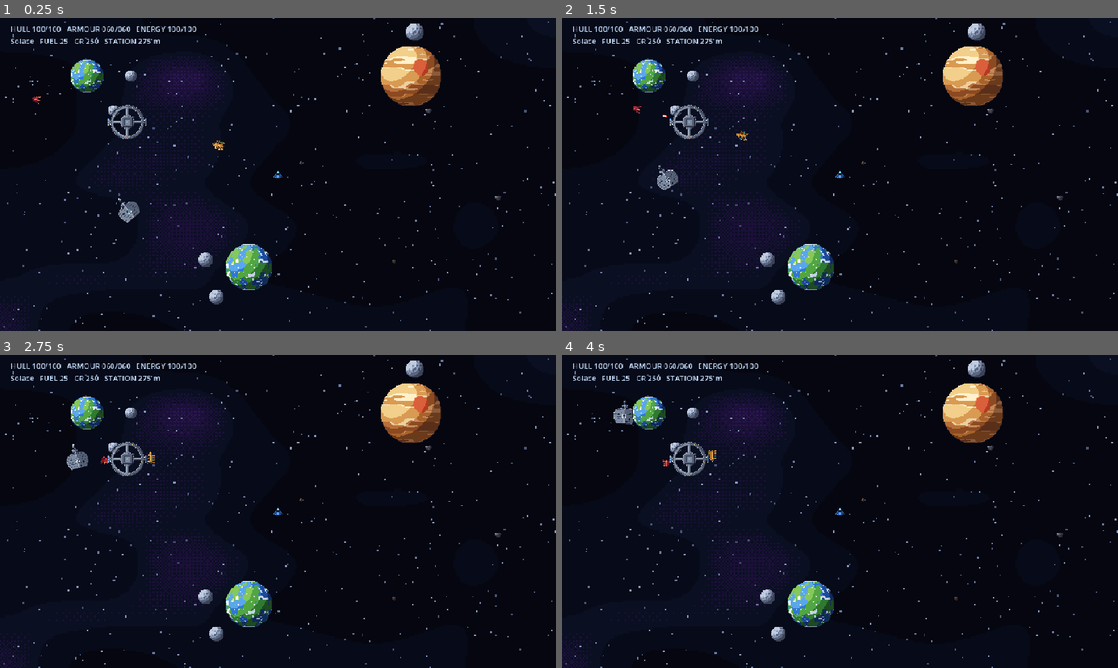
Above: before the commit, frames 1-4 (two rows, left to right).
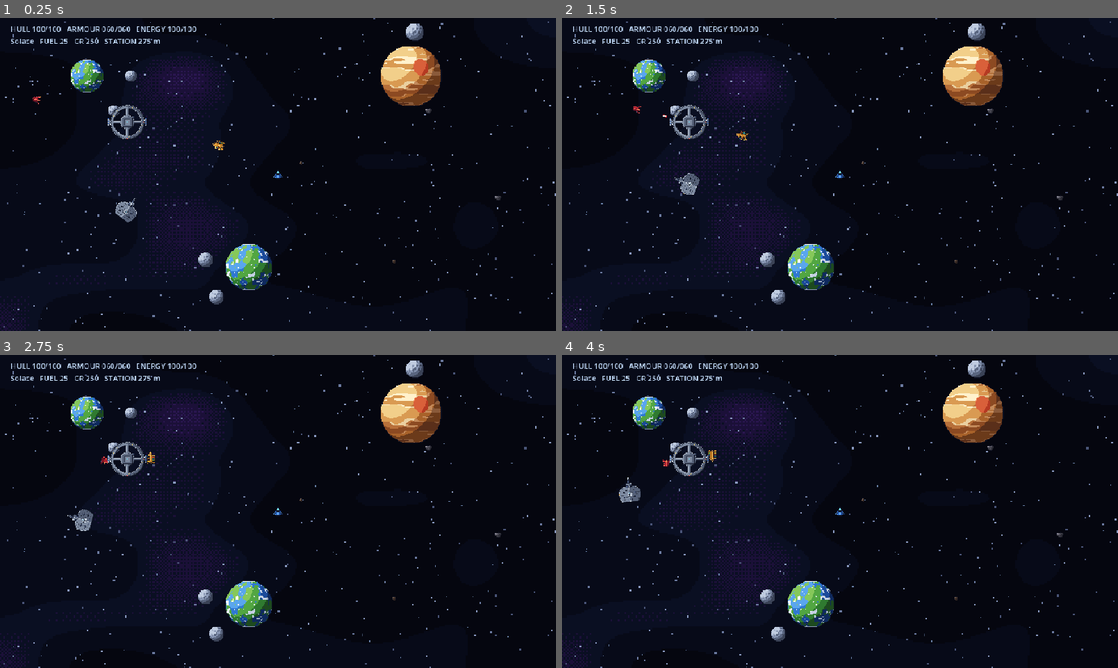
Above: after the commit, the same moments.

Repository: DARTVADER1-DROID/Star-Forge
Game: Godot game, scene res://scenes/main.tscn
Two runs of this game, one before a commit and one after it. Both use one fixed random seed, a clock stepped at 60 frames per second and the inputs below.
Inputs (mouse positions are in pixels of both pictures, inside the frame that each line leads up to):
- Up to frame 1 (0.25 s): no input
- Up to frame 2 (1.5 s): move the mouse to (962, 158) at 0.52 s; click (962, 158) at 0.67 s; drag from (728, 190) to (634, 108) at 1.27 s
- Up to frame 3 (2.75 s): move the mouse to (333, 442) at 2.02 s; click (333, 442) at 2.17 s
- Up to frame 4 (4 s): drag from (812, 574) to (673, 464) at 2.77 s; move the mouse to (1006, 558) at 3.52 s; click (1006, 558) at 3.67 s

The runs differ from the first frame. In frame 1, 0.2% of the frame differs, in the area x 20-26%, y 57-66%; in frame 2, 0.4%; in frame 3, 0.4%, in the area x 12-17%, y 28-57%; in frame 4, 0.4%.

Commit message:
Harden asynchronous FTL transition and system map state

Diff:
--- a/scripts/ui/system_map.gd
+++ b/scripts/ui/system_map.gd
@@ -23,9 +23,11 @@
     if system_id != id:
         system_id = id
         definition = system_data
+        selected_body = ""
         _rebuild_body_points()
-    ship_position = ship
-    queue_redraw()
+    if ship_position.distance_squared_to(ship) > 1.0:
+        ship_position = ship
+        queue_redraw()
 
 func _rebuild_body_points() -> void:
     _body_points.clear()
--- a/scripts/world/world.gd
+++ b/scripts/world/world.gd
@@ -213,7 +213,7 @@
         "FTL":
             hud.show_galaxy_map()
         "JUMP":
-            _begin_ftl_jump(value)
+            await _begin_ftl_jump(value)
         "BAG":
             hud.toggle_inventory()
         "SAVE":
--- a/tests/test_runner.gd
+++ b/tests/test_runner.gd
@@ -11,6 +11,7 @@
     _test_armour_damage(failures)
     _test_ftl_rules(failures)
     _test_map_graph(failures)
+    _test_system_map(failures)
     _test_save_round_trip(failures)
     _test_main_scene(failures)
 
@@ -86,6 +87,20 @@
         failures.append("Galaxy map graph adjacency does not match FTL routing.")
     map.free()
 
+func _test_system_map(failures: Array[String]) -> void:
+    var map_script: Script = load("res://scripts/ui/system_map.gd")
+    if map_script == null:
+        failures.append("System map script is missing.")
+        return
+    var map := map_script.new() as Control
+    map.call("configure","solace",ContentDatabase.get_system("solace"),Vector2(480,270))
+    var body_points: Dictionary = map.get("_body_points")
+    if body_points.size() != 9:
+        failures.append("System map should expose the station, three planets and five moons in Solace.")
+    if not body_points.has("STATION") or not body_points.has("PLANET 1"):
+        failures.append("System map is missing expected celestial body markers.")
+    map.free()
+
 func _test_save_round_trip(failures: Array[String]) -> void:
     GameState.credits = 321
     if not GameState.save_game():
